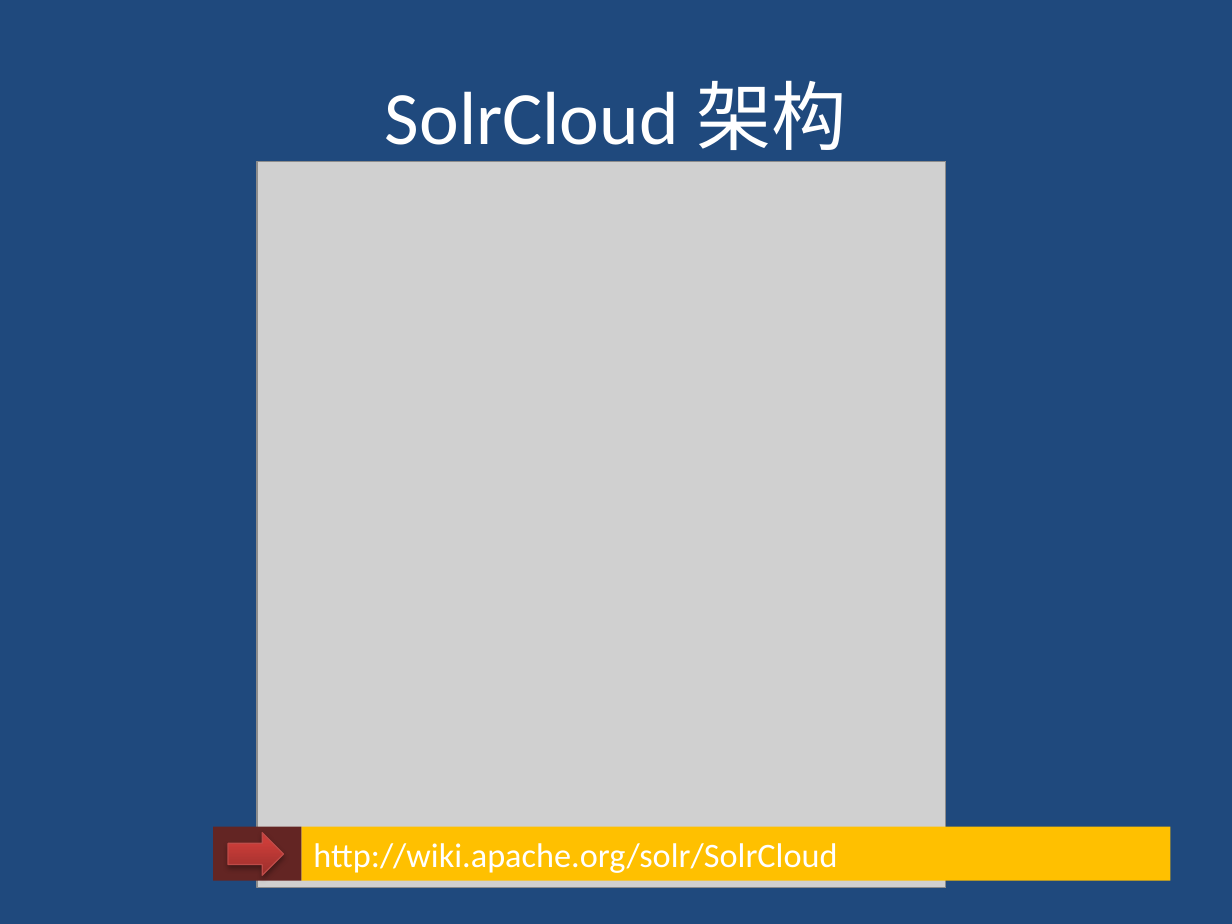
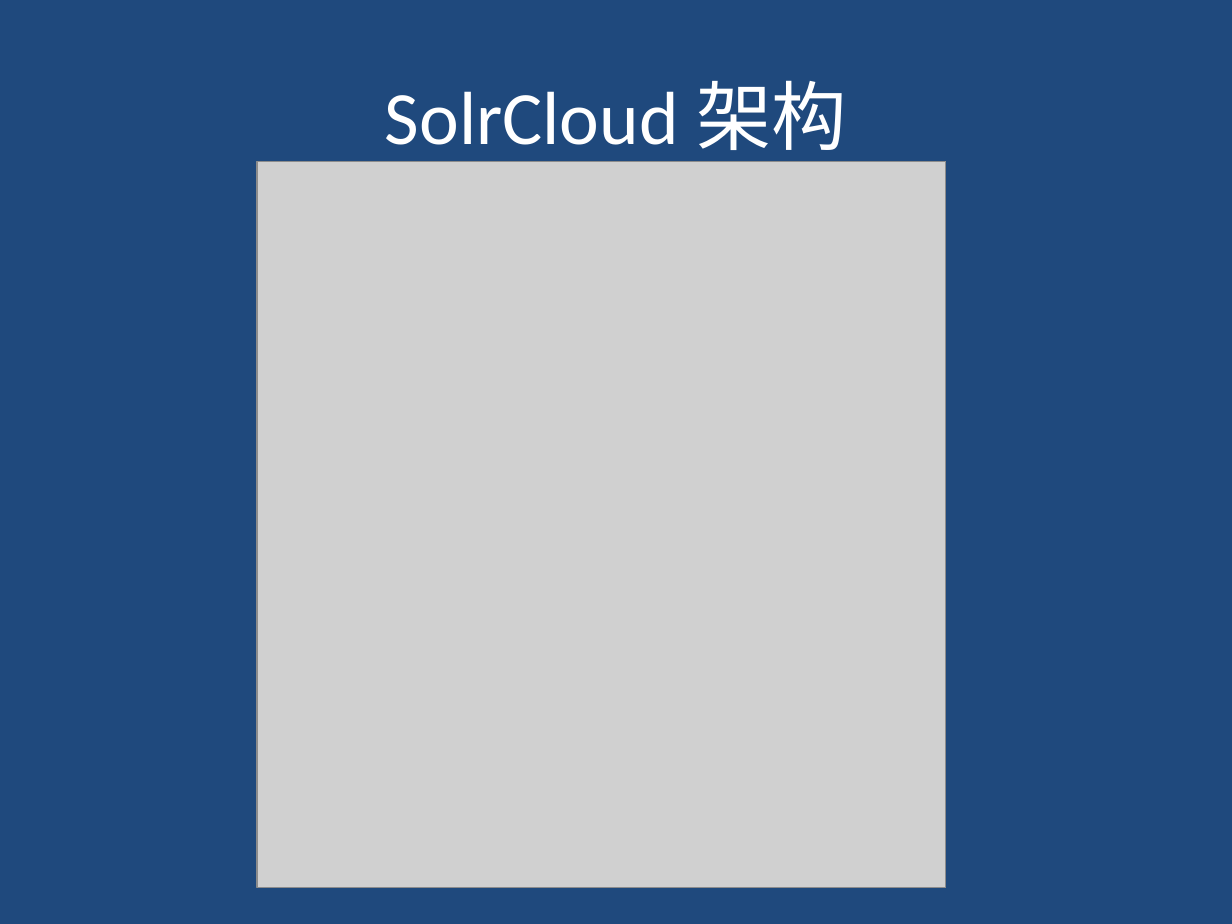
Before and after one commit to gudaoxuri/OpenTrains, a slide deck: slide 29 of Full-Text_Search/PPT/全文检索入门与实践.pptx. Drawn at 1232x924 pixels with LibreOffice and Linux fonts; fonts in the diff are those of the drawing; grey boxes stand for pictures. Boxes give left, top, right and bottom in pixels: in the first picture for what was removed or moved away, otherwise in the second. Text is boxed around its words. In the diff, an @@ line names an element or a change of style, - is before the commit and + after.

```diff
--- a/Full-Text_Search/PPT/全文检索入门与实践.pptx
+++ b/Full-Text_Search/PPT/全文检索入门与实践.pptx
@@ rectangle removed at (x1=213, y1=827, x2=302, y2=881) @@
@@ right arrow removed at (x1=228, y1=833, x2=283, y2=876) @@
@@ rectangle removed at (x1=302, y1=827, x2=1170, y2=881) @@
-http://wiki.apache.org/solr/SolrCloud
```
Also in this commit, not shown: 3 other slides changed, 1 slide added, 1 slide removed.
